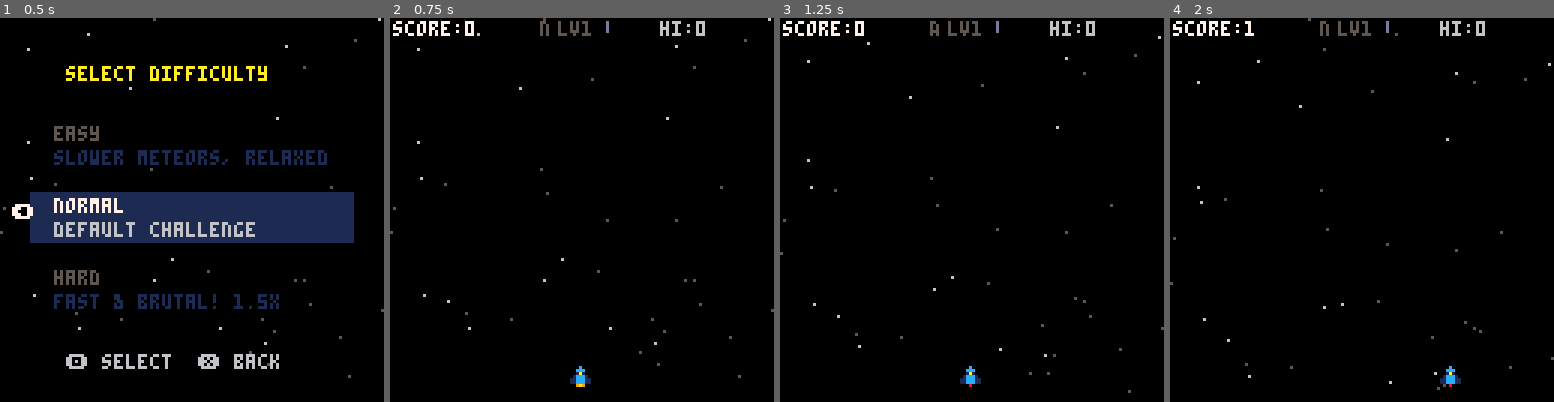
Above: before the commit, frames 1-4 (left to right).
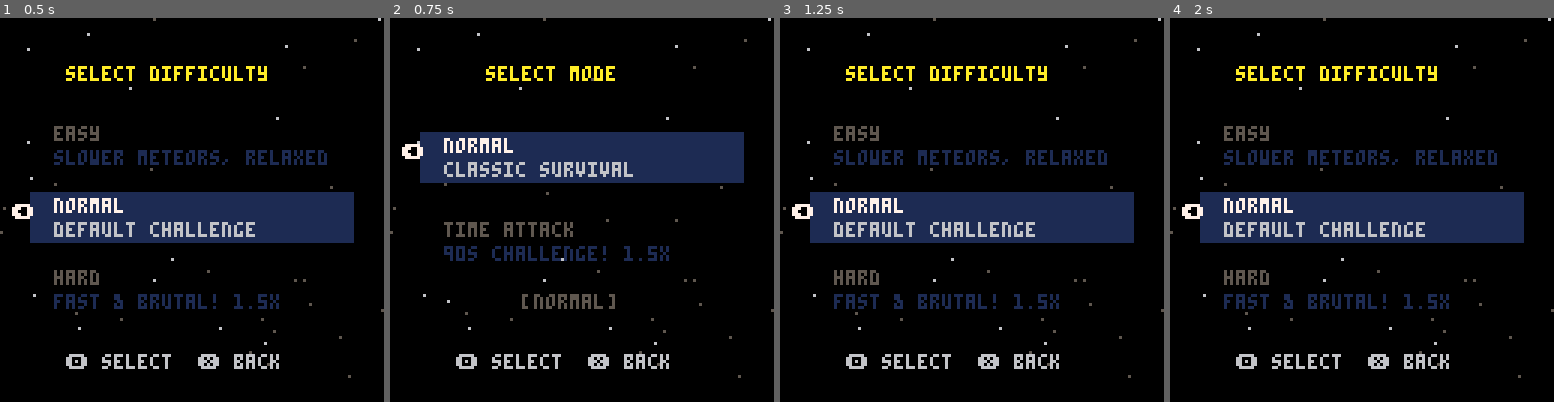
Above: after the commit, the same moments.

Repository: jeffcampbell/game-a-day
Game: PICO-8 cartridge games/2026-03-04/game.p8
Same seed, same stepped clock (60 frames per second), same inputs: the game is played once before the commit and once after it.
Inputs:
- Up to frame 1 (0.5 s): tap X (X key) at 0.33 s
- Up to frame 2 (0.75 s): tap O (Z key) at 0.7 s
- Up to frame 3 (1.25 s): tap X (X key) at 1.07 s
- Up to frame 4 (2 s): hold Right from 1.6 s (still down); tap O (Z key) at 1.7 s; tap X (X key) at 1.85 s

Frame 1 is identical in both runs. In frame 2, 16% of the frame differs, in the area x 0-93%, y 0-97%; in frame 3, 17%, in the area x 0-100%, y 0-98%; in frame 4, 17%.

Commit message:
Add time attack mode to Meteor Dodge
- New mode selection screen after difficulty select (Normal / Time Attack)
- 90-second countdown timer with color-coded HUD (green/yellow/red)
- 1.5x score multiplier on all points in Time Attack mode
- Red border flash warning when timer < 10 seconds
- Two new achievements: "Time Master" (>500 score in TA) and "Flawless 90s" (no damage taken)
- Damage tracking via ta_nodmg flag (shield absorbs count as damage)
- Gameover screen shows "TIME ATTACK" label and mode info
- All existing mechanics (combos, boss waves, power-ups) work in Time Attack
- Test infrastructure logs for time attack start/complete events
- Token count: 4352/8192

Co-Authored-By: Claude Opus 4.6 <noreply@anthropic.com>

Diff:
--- a/games/2026-03-04/game.p8
+++ b/games/2026-03-04/game.p8
@@ -84,16 +84,22 @@
  "close call","collector",
  "boss slayer","survivor",
  "hard mode","precision",
- "speed demon","legendary"
+ "speed demon","legendary",
+ "time master","flawless 90s"
 }
 boss_waves=0
 nm_count=0
 run_achv=0 -- achievements this run
+-- time attack mode
+is_ta=false
+ta_time=0
+ta_nodmg=true
+mode_sel=1
 
 function _init()
  cartdata(1)
  hiscore=dget(0)
- for i=1,10 do
+ for i=1,12 do
   achv[i]=dget(i)>0
  end
  for i=1,40 do
@@ -143,7 +149,9 @@
  if btnp(3) then diff_sel=min(3,diff_sel+1) end
  if btnp(4) then
   _log("difficulty:"..diff_names[diff_sel])
-  start_game()
+  state="mode_select"
+  mode_sel=1
+  _log("state:mode_select")
  end
  if btnp(5) then
   state="menu"
@@ -171,6 +179,43 @@
   print(opts[i][1],18,y,col)
   print(opts[i][2],18,y+8,sel and 6 or 1)
  end
+ print("\142 select  \151 back",22,112,6)
+end
+
+-- mode select state
+function update_modesel()
+ if btnp(2) or btnp(3) then mode_sel=3-mode_sel end
+ if btnp(4) then
+  is_ta=mode_sel==2
+  _log("mode:"..(is_ta and "time_attack" or "normal"))
+  start_game()
+ end
+ if btnp(5) then
+  state="difficulty_select"
+  _log("state:difficulty_select")
+ end
+end
+
+function draw_modesel()
+ cls(0)
+ draw_stars()
+ print("select mode",32,16,10)
+ local opts={
+  {"normal","classic survival",7},
+  {"time attack","90s challenge! 1.5x",9}
+ }
+ for i=1,2 do
+  local y=40+(i-1)*28
+  local sel=i==mode_sel
+  local col=sel and opts[i][3] or 5
+  if sel then
+   rectfill(10,y-2,117,y+14,1)
+   print("\139",4,y+2,col)
+  end
+  print(opts[i][1],18,y,col)
+  print(opts[i][2],18,y+8,sel and 6 or 1)
+ end
+ print("["..diff_names[diff_sel].."]",44,92,5)
  print("\142 select  \151 back",22,112,6)
 end
 
@@ -229,7 +274,12 @@
  nm_count=0
  run_achv=0
  achv_flash=0
+ -- time attack setup
+ ta_time=is_ta and 2700 or 0
+ ta_nodmg=true
+ if is_ta then score_mult*=1.5 end
  _log("state:play")
+ if is_ta then _log("time_attack:start") end
 end
 
 function check_achv(id)
@@ -253,6 +303,19 @@
 
  -- score multiplier
  local smul=dblscore_timer>0 and 2 or 1
+
+ -- time attack countdown
+ if is_ta then
+  ta_time-=1
+  if ta_time<=0 then
+   ta_time=0
+   if score>500 then check_achv(11) end
+   if ta_nodmg then check_achv(12) end
+   _log("time_attack_complete:score="..score)
+   game_over()
+   return
+  end
+ end
 
  -- update time and score
  time_alive+=1
@@ -406,6 +469,7 @@
     shake=3
     sfx(4)
     dodge_combo=0
+    ta_nodmg=false
     _log("shield_absorb:remaining="..shield_count)
     _log("combo_reset:shield")
     for i=1,8 do
@@ -681,7 +745,23 @@
 
  -- hud
  print("score:"..score,1,1,7)
- print("hi:"..hiscore,90,1,6)
+ -- time attack timer
+ if is_ta then
+  local secs=flr(ta_time/30)
+  local mm=flr(secs/60)
+  local ss=secs%60
+  local tstr=mm..":"
+  if ss<10 then tstr=tstr.."0" end
+  tstr=tstr..ss
+  local tc=secs>30 and 11 or (secs>10 and 10 or 8)
+  print(tstr,104,1,tc)
+  -- flash warning under 10s
+  if secs<=10 and anim_t%4<2 then
+   rect(0,0,127,127,8)
+  end
+ else
+  print("hi:"..hiscore,90,1,6)
+ end
  local dc=diff_sel==1 and 11 or (diff_sel==3 and 8 or 5)
  print(sub(diff_names[diff_sel],1,1),50,1,dc)
  print("lv"..diff_level,56,1,diff_level>=7 and 8 or 5)
@@ -790,8 +870,8 @@
   if inp&16>0 then
    start_game()
   elseif inp&32>0 then
-   state="difficulty_select"
-   _log("state:difficulty_select")
+   state="mode_select"
+   _log("state:mode_select")
   end
  end
  update_particles()
@@ -831,6 +911,9 @@
 
  camera(0,0)
 
+ if is_ta then
+  print("time attack",36,17,9)
+ end
  print("game over",40,24,8)
  print("score: "..score,42,36,7)
  print("hi-score: "..hiscore,34,44,
@@ -843,7 +926,9 @@
  end
 
  -- stats
- print("["..diff_names[diff_sel].."]",48,52,5)
+ local dtxt="["..diff_names[diff_sel].."]"
+ if is_ta then dtxt=dtxt.." ta" end
+ print(dtxt,44,52,5)
  local secs=flr(time_alive/30)
  print("survived:"..secs.."s lv:"..diff_level,22,59,5)
  local sy=66
@@ -862,12 +947,12 @@
 
  -- achievement grid
  local total=0
- for i=1,10 do if achv[i] then total+=1 end end
+ for i=1,12 do if achv[i] then total+=1 end end
  local ay=max(sy+2,88)
- print("achievements:"..total.."/10",22,ay,total>=10 and 10 or 6)
+ print("achievements:"..total.."/12",22,ay,total>=12 and 10 or 6)
  ay+=7
- for i=1,10 do
-  local ax=14+(i-1)*10
+ for i=1,12 do
+  local ax=10+(i-1)*9
   if achv[i] then
    circfill(ax,ay+2,3,10)
    pset(ax-1,ay+1,7)
@@ -878,7 +963,7 @@
 
  if go_timer>45 then
   if flr(t()*2)%2==0 then
-   print("\142 retry  \151 change diff",10,108,7)
+   print("\142 retry  \151 change mode",10,108,7)
   end
  end
 
@@ -955,6 +1040,7 @@
 function _update()
  if state=="menu" then update_menu()
  elseif state=="difficulty_select" then update_difsel()
+ elseif state=="mode_select" then update_modesel()
  elseif state=="play" then update_play()
  elseif state=="gameover" then update_gameover()
  end
@@ -963,6 +1049,7 @@
 function _draw()
  if state=="menu" then draw_menu()
  elseif state=="difficulty_select" then draw_difsel()
+ elseif state=="mode_select" then draw_modesel()
  elseif state=="play" then draw_play()
  elseif state=="gameover" then draw_gameover()
  end
Not shown, changed: games/2026-03-04/game.js
